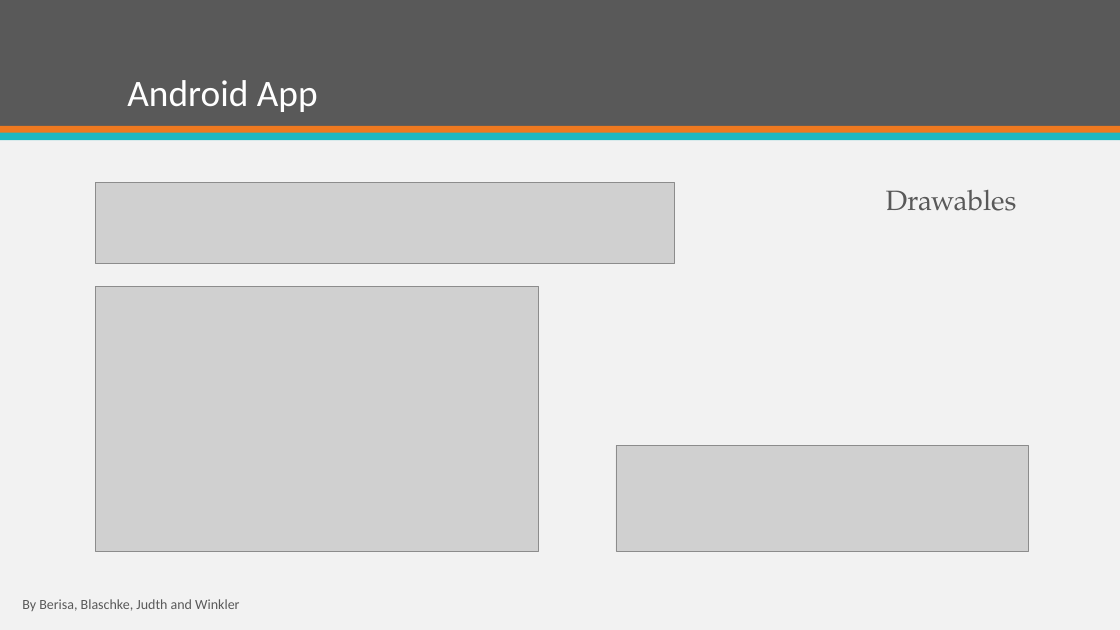
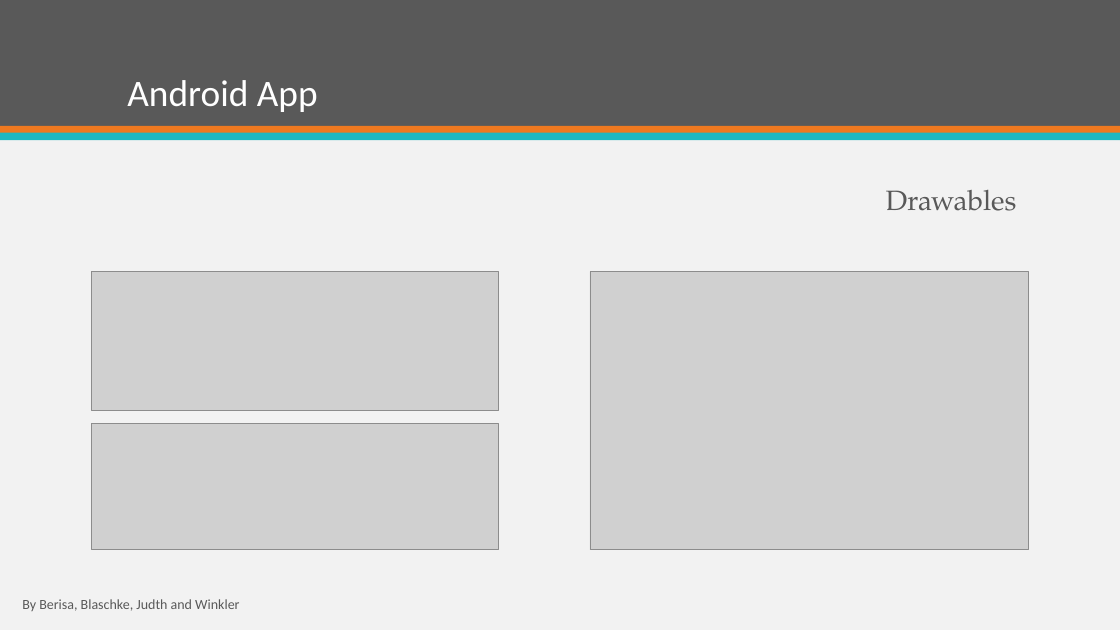
Before and after one commit to Chris6077/NeedATicket, a slide deck: slide 16 of Planning/presentation/NeedATicket_semester.pptx (slide 13 before the commit). Drawn at 1120x630 pixels with LibreOffice and Linux fonts; fonts in the diff are those of the drawing; grey boxes stand for pictures; background and template pictures are left out. Boxes give left, top, right and bottom in pixels: in the first picture for what was removed or moved away, otherwise in the second. Text is boxed around its words. In the diff, an @@ line names an element or a change of style, - is before the commit and + after.

Commit message:
Android App Done

```diff
--- a/Planning/presentation/NeedATicket_semester.pptx
+++ b/Planning/presentation/NeedATicket_semester.pptx
@@ picture removed at (95,182,675,264) @@
@@ picture added at (92,271,498,411) @@
@@ picture removed at (95,287,539,552) @@
@@ picture added at (590,271,1028,549) @@
@@ picture added at (92,424,498,550) @@
@@ picture removed at (616,445,1028,551) @@
```
Also in this commit, not shown: 4 other slides changed, 3 slides added.
